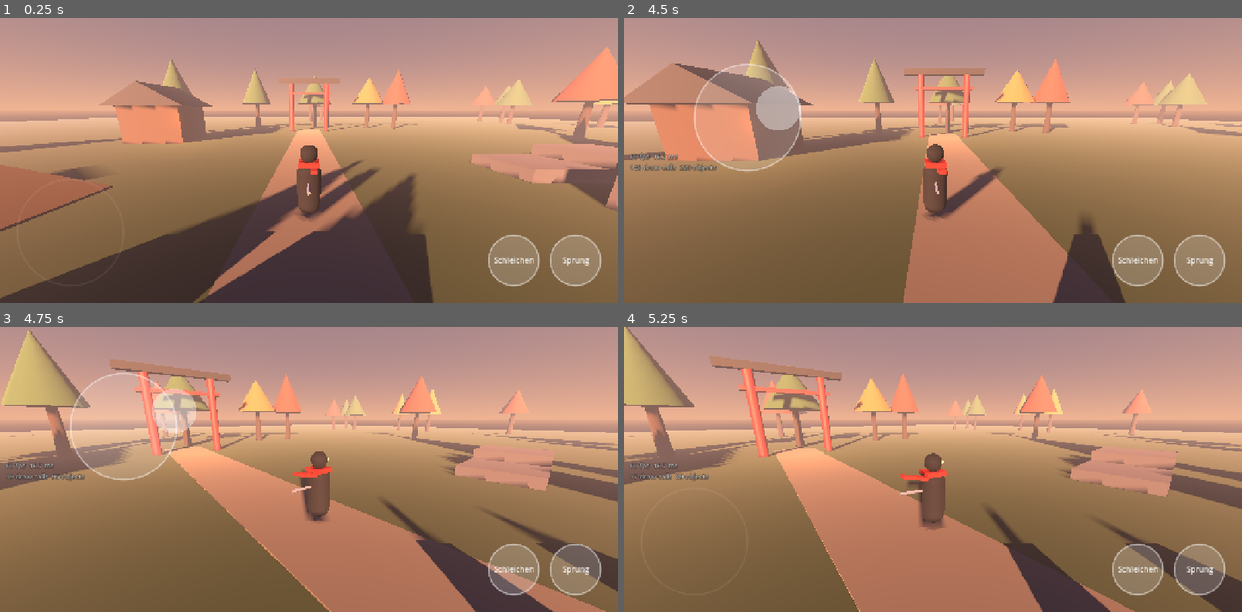
Above: before the commit, frames 1-4 (two rows, left to right).
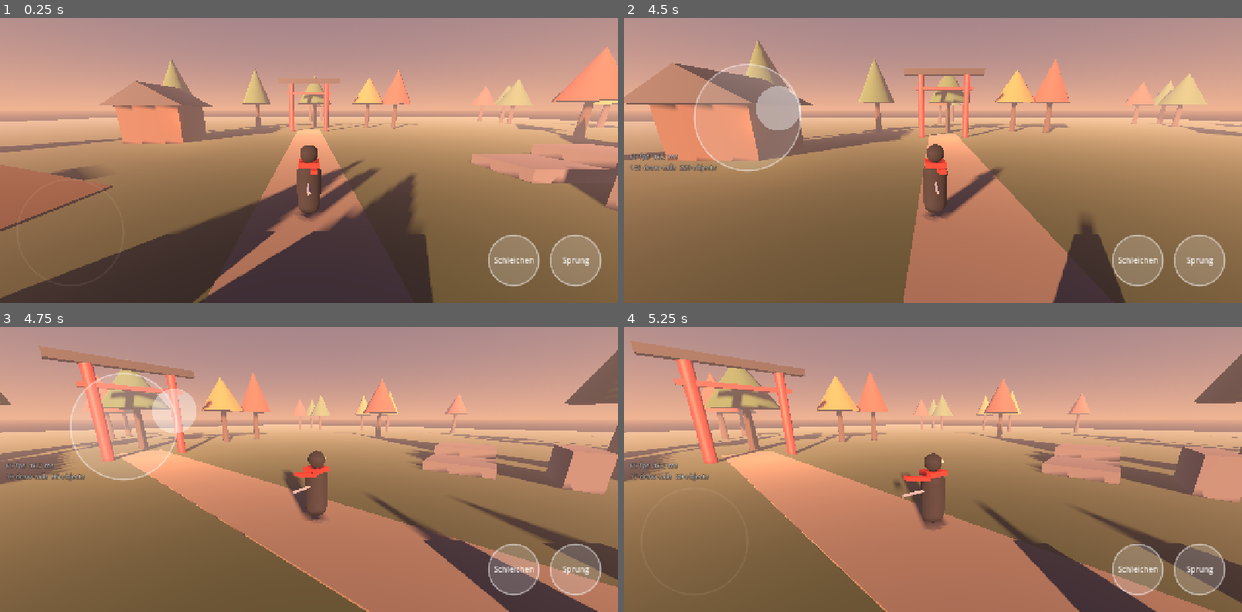
Above: after the commit, the same moments.

Repository: g5v4yjg24g-eng/Game
Game: Godot game, scene res://tests/sim_prototype.tscn
Same seed, same stepped clock (60 frames per second), same inputs: the game is played once before the commit and once after it. This scene is started directly instead of the project's main scene.
Inputs (mouse positions are in pixels of both pictures, inside the frame that each line leads up to):
- Up to frame 1 (0.25 s): no input
- Up to frame 2 (4.5 s): tap Enter at 0.5 s; move the mouse to (1068, 146) at 0.52 s; click (1068, 146) at 0.67 s; drag from (809, 174) to (902, 217) at 1.27 s; move the mouse to (994, 97) at 2.02 s; click (994, 97) at 2.17 s; tap Space at 2.75 s; drag from (902, 217) to (747, 117) at 2.77 s; move the mouse to (1118, 203) at 3.52 s; click (1118, 203) at 3.67 s; drag from (747, 117) to (840, 89) at 4.27 s
- Up to frame 3 (4.75 s): no input
- Up to frame 4 (5.25 s): move the mouse to (963, 469) at 5.02 s; click (963, 469) at 5.17 s

Frames 1-2 are identical in both runs. In frame 3, 23% of the frame differs, in the area x 0-100%, y 0-100%; in frame 4, 24%.

Commit message:
Kamera etwas schneller, Empfindlichkeit für späteren Regler vorbereitet
Nach dem Test am iPhone (Build 5): Standardwert 0,2 statt 0,16 Grad pro Pixel.
Die Empfindlichkeit liegt jetzt im Kamera-Rig (look_sensitivity), damit ein
Schieberegler in den Einstellungen sie später setzen kann.

Co-Authored-By: Claude Sonnet 5.5 <noreply@anthropic.com>
Claude-Session: https://claude.ai/code/session_01GEh8DJTFhCYh2qMfN2KQuF

Diff:
--- a/core/controls_config.gd
+++ b/core/controls_config.gd
@@ -7,7 +7,8 @@
 # Touch-Steuerung
 const JOYSTICK_RADIUS := 110.0
 const JOYSTICK_DEADZONE := 0.12
-const LOOK_DEG_PER_PX := 0.16
+## Standard-Empfindlichkeit der Kamera in Grad pro Pixel. Später per Regler in den Einstellungen.
+const LOOK_DEG_PER_PX := 0.2
 const SCREEN_SPLIT := 0.5
 const BUTTON_RADIUS := 52.0
 const BUTTON_MARGIN := 36.0
--- a/gameplay/camera_rig.gd
+++ b/gameplay/camera_rig.gd
@@ -4,6 +4,8 @@
 
 @export var target: Node3D
 
+## Empfindlichkeit in Grad pro Pixel (später aus den Einstellungen).
+var look_sensitivity := ControlsConfig.LOOK_DEG_PER_PX
 var yaw_deg := 0.0
 var pitch_deg := ControlsConfig.START_PITCH_DEG
 
@@ -69,6 +71,6 @@
 
 
 func _on_look_input(drag: Vector2) -> void:
-	var look := CameraMath.apply_look(yaw_deg, pitch_deg, drag)
+	var look := CameraMath.apply_look(yaw_deg, pitch_deg, drag, look_sensitivity)
 	yaw_deg = look.x
 	pitch_deg = look.y
Not shown, changed: docs/CHANGELOG.md
Not shown, changed: docs/ENTSCHEIDUNGEN.md
Not shown, changed: docs/ENTWICKLUNGSPLAN.md
